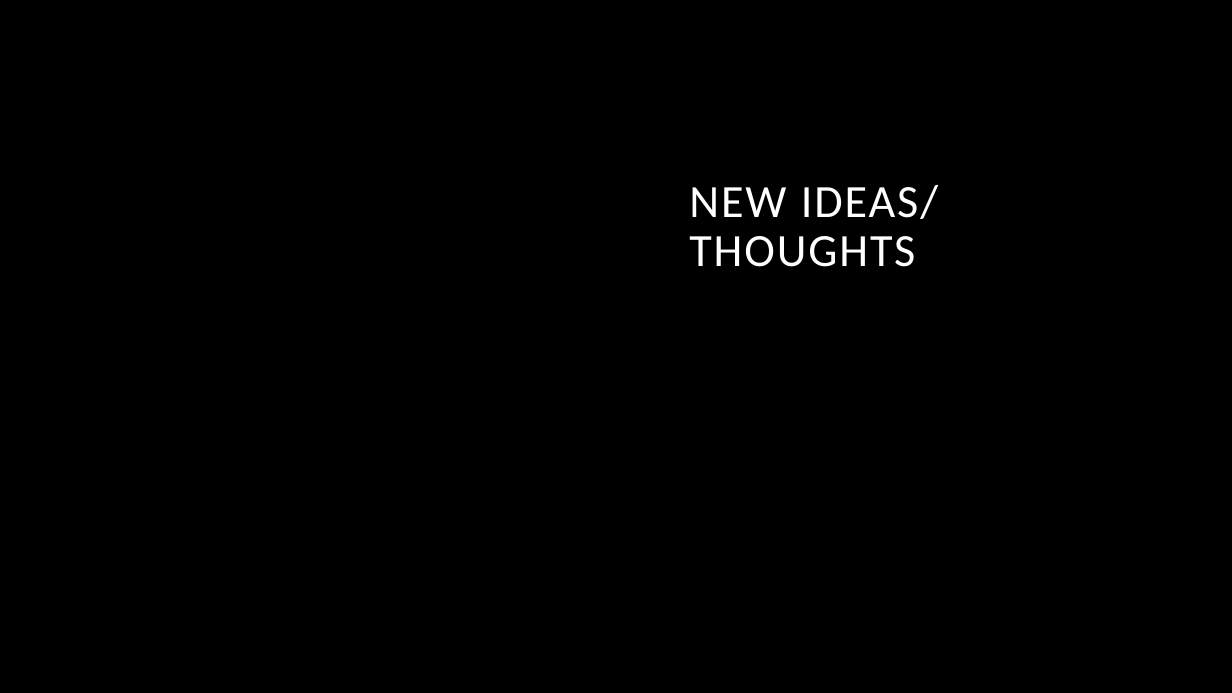
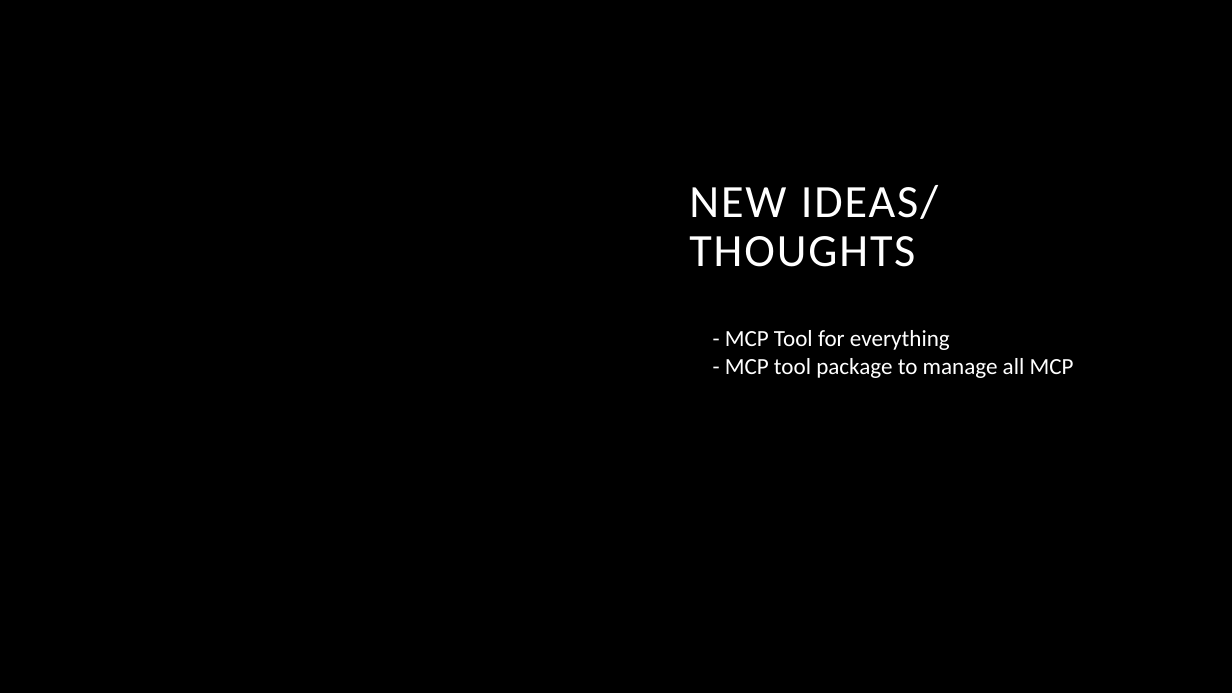
Before and after one commit to aumsathwara/GRC_Aum, a slide deck: slide 5 of Reports/Week 2 Report.pptx. Drawn at 1232x693 pixels with LibreOffice and Linux fonts; fonts in the diff are those of the drawing; background and template pictures are left out. Boxes give left, top, right and bottom in pixels: in the first picture for what was removed or moved away, otherwise in the second. Text is boxed around its words. In the diff, an @@ line names an element or a change of style, - is before the commit and + after.

```diff
--- a/Reports/Week 2 Report.pptx
+++ b/Reports/Week 2 Report.pptx
@@ text added at box(725, 330, 1074, 378), 18 pt, text #FFFFFF @@
+- MCP Tool for everything
+- MCP tool package to manage all MCP
```
Also in this commit, not shown: 2 other slides changed, 11 other files.
